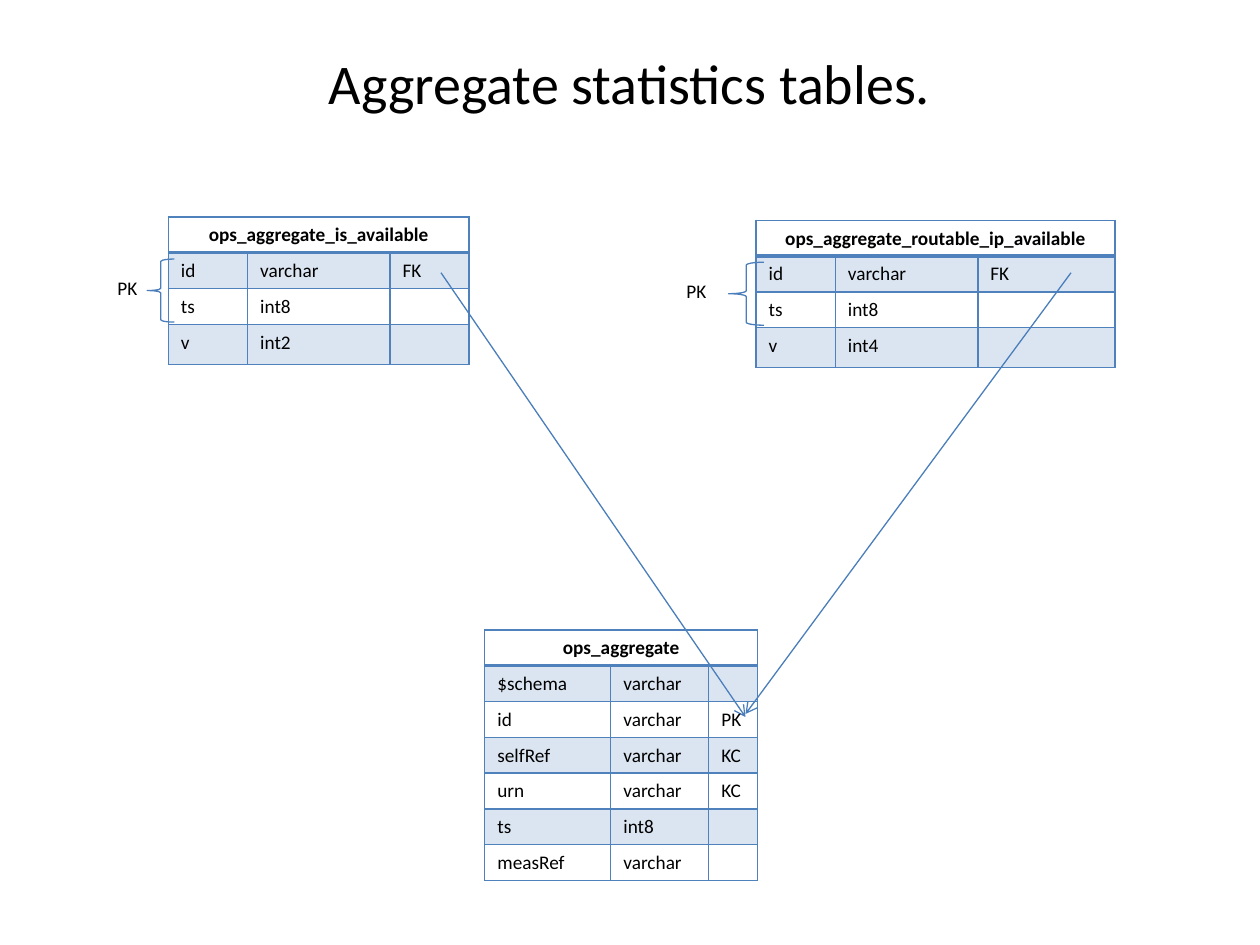
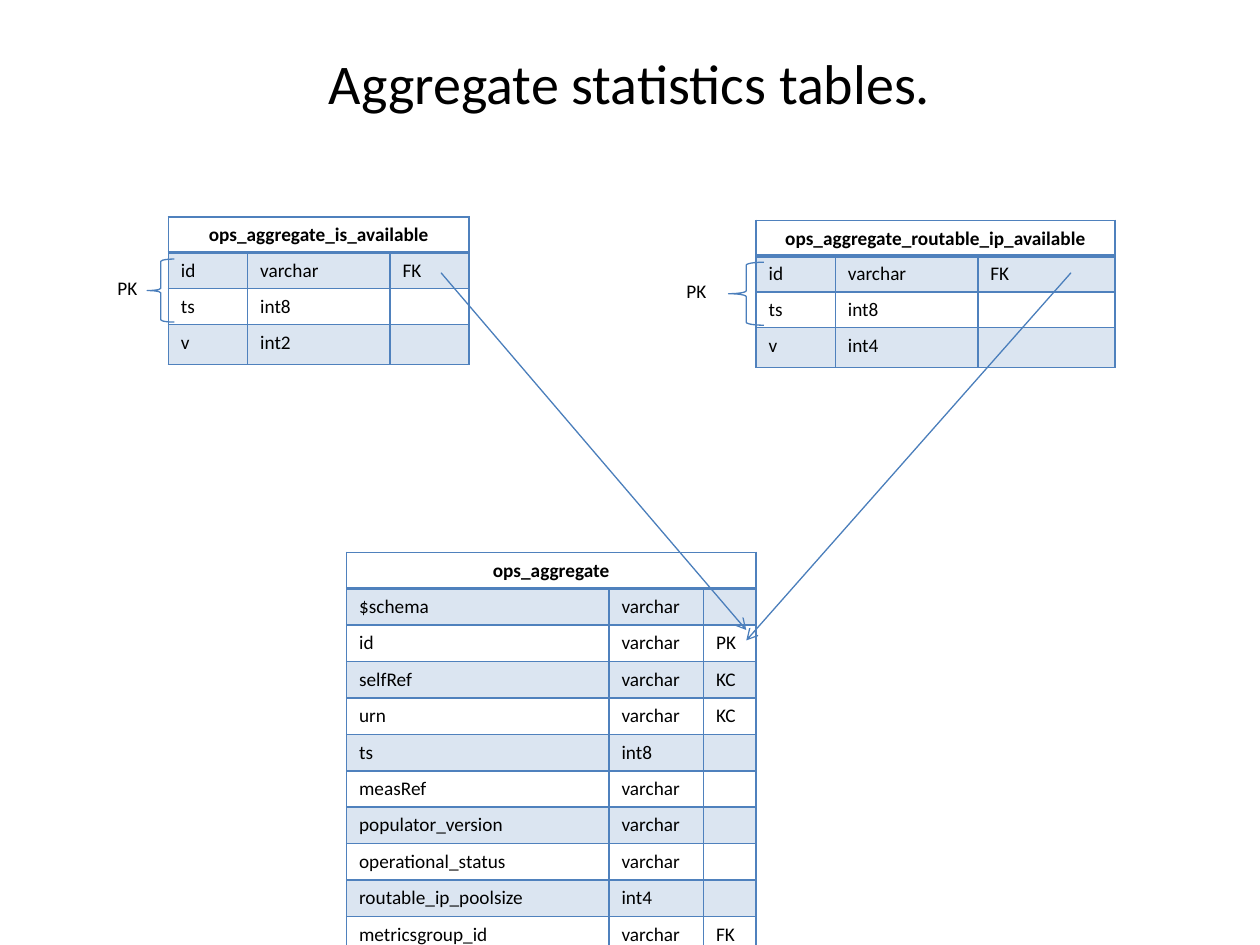
Before and after one commit to tcmitchell/geni-ops-monitoring, a slide deck: slide 8 of doc/slides/Ops Monitoring Tables relations.pptm. Drawn at 1260x945 pixels with LibreOffice and Linux fonts; fonts in the diff are those of the drawing. Boxes give left, top, right and bottom in pixels: in the first picture for what was removed or moved away, otherwise in the second. Text is boxed around its words. In the diff, an @@ line names an element or a change of style, - is before the commit and + after.

Commit message:
Added slides for metrics group tables.

```diff
--- a/doc/slides/Ops Monitoring Tables relations.pptm
+++ b/doc/slides/Ops Monitoring Tables relations.pptm
@@ arrow moved from (441, 272) - (746, 717) to (441, 272) - (746, 630) @@
@@ arrow moved from (1071, 272) - (746, 714) to (1071, 272) - (746, 640) @@
@@ table at [346, 552, 756, 945] @@
+row 8: populator_version | varchar | 
+row 9: operational_status | varchar | 
+row 10: routable_ip_poolsize | int4 | 
+row 11: metricsgroup_id | varchar | FK
@@ table: place and size @@
-table at [485, 630, 759, 879]
+table at [346, 552, 756, 945]
```
Also in this commit, not shown: 9 other slides changed, 5 slides added.
